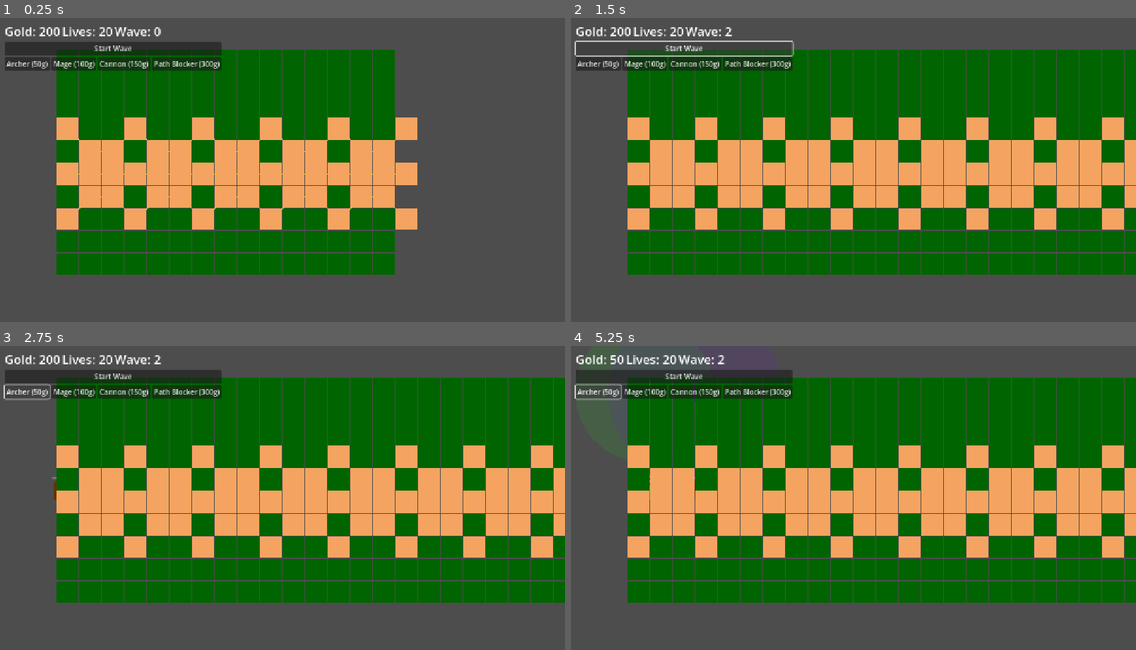
Above: before the commit, frames 1-4 (two rows, left to right).
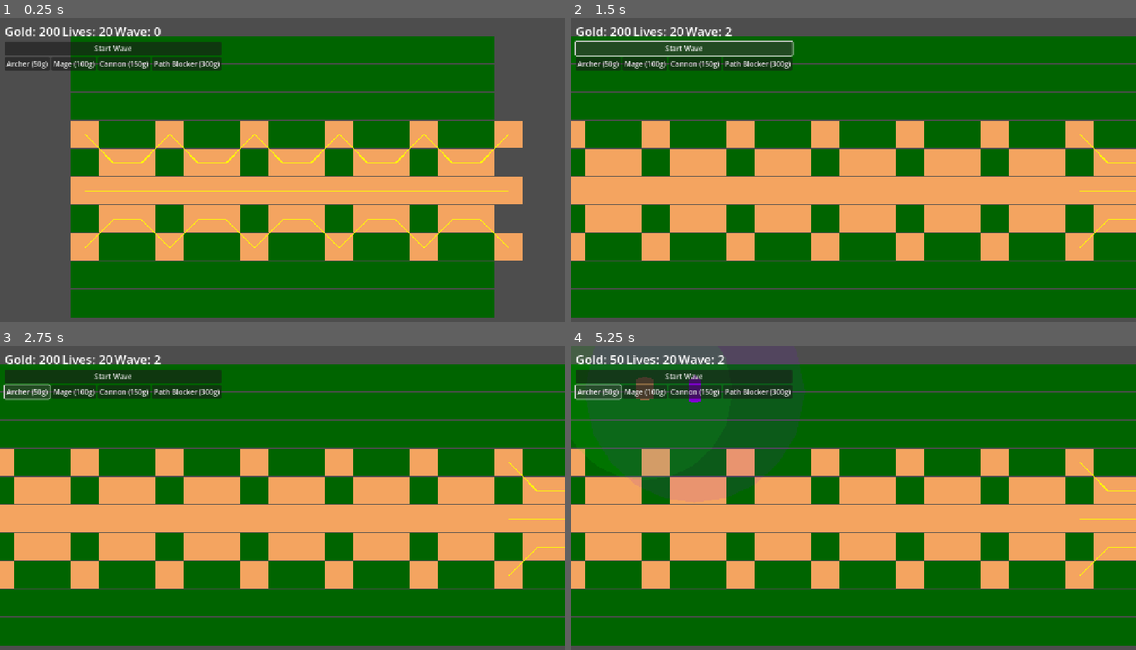
Above: after the commit, the same moments.

Repository: Saberlost/GodotTowerDefense
Game: Godot game, scene res://scenes/main.tscn
The game is run twice, just before and just after one commit, with the same random seed, the same clock (stepped at 60 frames per second) and the same inputs.
Inputs:
- Up to frame 1 (0.25 s): no input
- Up to frame 2 (1.5 s): click "Start Wave" at 0.5 s; click "Start Wave" at 1.25 s
- Up to frame 3 (2.75 s): click "Archer (50g)" at 2 s
- Up to frame 4 (5.25 s): click "Mage (100g)" at 2.75 s; click "Cannon (150g)" at 3.5 s; click "Path Blocker (300g)" at 4.25 s; click "Archer (50g)" at 5 s

The runs differ from the first frame. In frame 1, 42% of the frame differs, in the area x 10-93%, y 6-99%; in frame 2, 46%; in frame 3, 46%; in frame 4, 52%, in the area x 0-100%, y 6-99%.

Commit message:
Fix camera positioning and entity visibility issues
Co-authored-by: Saberlost <1304210+Saberlost@users.noreply.github.com>

Diff:
--- a/scenes/main.tscn
+++ b/scenes/main.tscn
@@ -7,12 +7,14 @@
 script = ExtResource("1")
 
 [node name="Camera2D" type="Camera2D" parent="."]
-position = Vector2(640, 360)
-zoom = Vector2(0.8, 0.8)
+position = Vector2(480, 320)
+zoom = Vector2(1, 1)
 
 [node name="Enemies" type="Node2D" parent="."]
+z_index = 1
 
 [node name="Towers" type="Node2D" parent="."]
+z_index = 1
 
 [node name="UI" type="CanvasLayer" parent="."]
 script = ExtResource("2")
--- a/scripts/main.gd
+++ b/scripts/main.gd
@@ -22,6 +22,7 @@
 @onready var enemy_container = $Enemies
 @onready var tower_container = $Towers
 @onready var ui = $UI
+@onready var camera = $Camera2D
 
 # Enemy scene
 var enemy_scenes = {
@@ -74,6 +75,9 @@
 	draw_map_section(section_data)
 	queue_redraw()
 
+	# Update camera to show the current map area
+	update_camera_position()
+
 func generate_section_layout(section_num):
 	var section = {
 		"id": section_num,
@@ -127,6 +131,7 @@
 	tile.position = pos
 	tile.size = Vector2(TILE_SIZE - 2, TILE_SIZE - 2)
 	tile.color = color
+	tile.z_index = -10  # Render tiles below everything else
 	add_child(tile)
 
 func _draw():
@@ -137,6 +142,14 @@
 					  path[i+1] + Vector2(TILE_SIZE/2, TILE_SIZE/2),
 					  Color.YELLOW, 2.0)
 
+func update_camera_position():
+	if camera:
+		# Center camera on the current map sections
+		var map_width = MAP_SECTION_WIDTH * current_section * TILE_SIZE
+		var map_height = MAP_SECTION_HEIGHT * TILE_SIZE
+		camera.position = Vector2(map_width / 2.0, map_height / 2.0)
+		print("Camera positioned at ", camera.position, " for ", current_section, " sections")
+
 func start_wave():
 	current_wave += 1
 
@@ -168,6 +181,7 @@
 		enemy.connect("died", _on_enemy_died)
 
 		enemy_container.add_child(enemy)
+		print("Spawned ", type, " at ", spawn_point, " with path of ", enemy.path.size(), " points")
 
 func _on_enemy_reached_end(enemy):
 	lives -= 1
